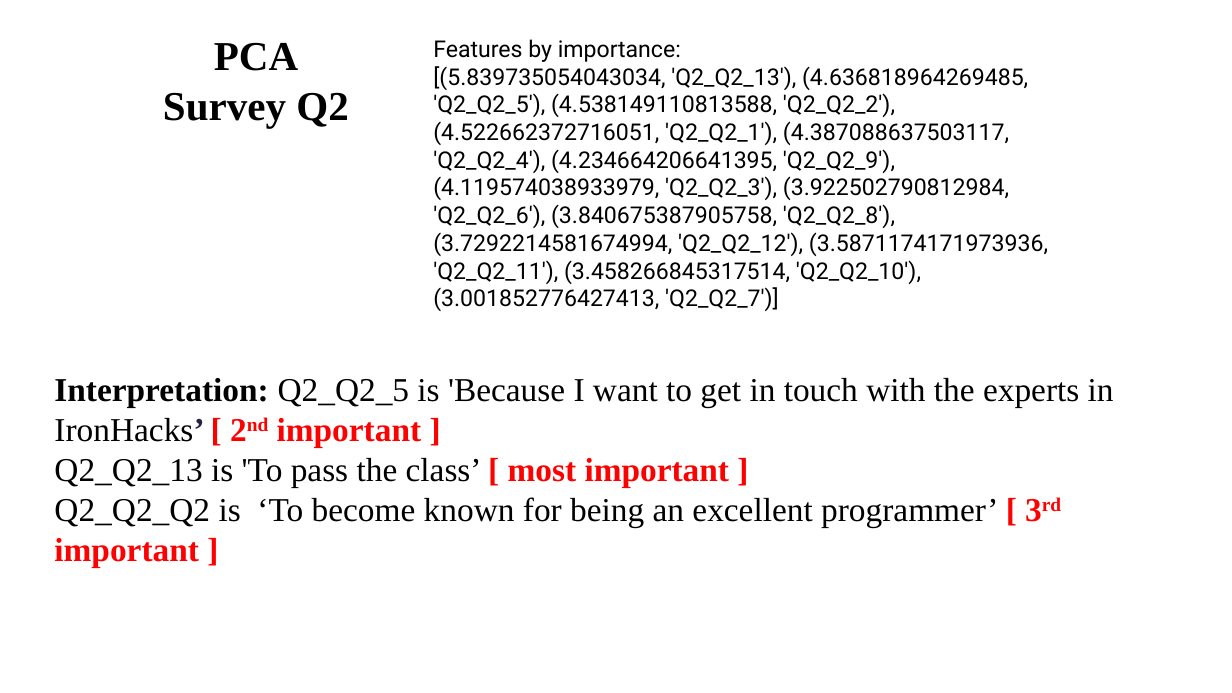
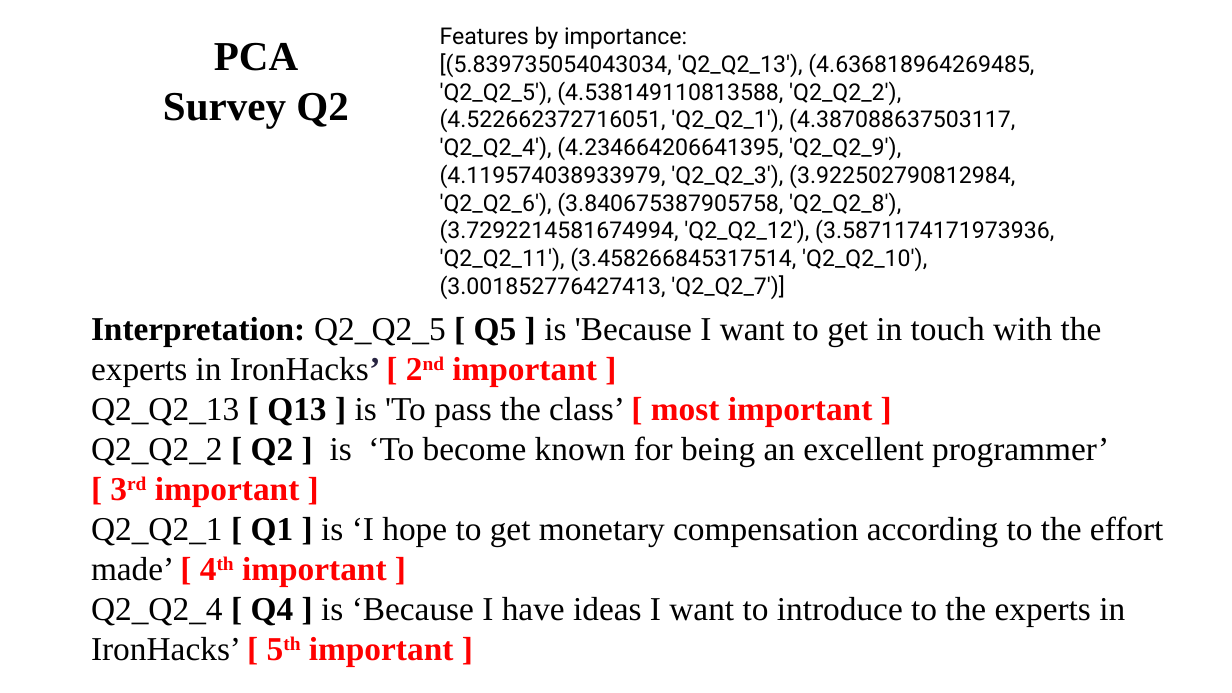
Before and after one commit to ironhacks/spring-2017-analysis, a slide deck: slide 35 of surveys/survey_analysis_and_pca_theory.pptx. Drawn at 1232x693 pixels with LibreOffice and Linux fonts; fonts in the diff are those of the drawing. Boxes give left, top, right and bottom in pixels: in the first picture for what was removed or moved away, otherwise in the second. Text is boxed around its words. In the diff, an @@ line names an element or a change of style, - is before the commit and + after.

Commit message:
pca survey question

```diff
--- a/surveys/survey_analysis_and_pca_theory.pptx
+++ b/surveys/survey_analysis_and_pca_theory.pptx
@@ text "Features by importance:": place and size @@
-text "Features by importance:" at box(433, 39, 1048, 311)
+text "Features by importance:" at box(440, 26, 1054, 299)
@@ text at box(91, 317, 1163, 667): text changed @@
-Interpretation: Q2_Q2_5 is 'Because I want to get in touch with the experts in IronHacks’ [ 2nd important ]
-Q2_Q2_13 is 'To pass the class’ [ most important ]
-Q2_Q2_Q2 is ‘To become known for being an excellent programmer’ [ 3rd important ]
+Interpretation: Q2_Q2_5 [ Q5 ] is 'Because I want to get in touch with the experts in IronHacks’ [ 2nd important ]
+Q2_Q2_13 [ Q13 ] is 'To pass the class’ [ most important ]
+Q2_Q2_2 [ Q2 ] is ‘To become known for being an excellent programmer’
+[ 3rd important ]
+Q2_Q2_1 [ Q1 ] is ‘I hope to get monetary compensation according to the effort made’ [ 4th important ]
+Q2_Q2_4 [ Q4 ] is ‘Because I have ideas I want to introduce to the experts in IronHacks’ [ 5th important ]
```
Also in this commit, not shown: 3 other slides changed, 8 slides added, 4 other files.
